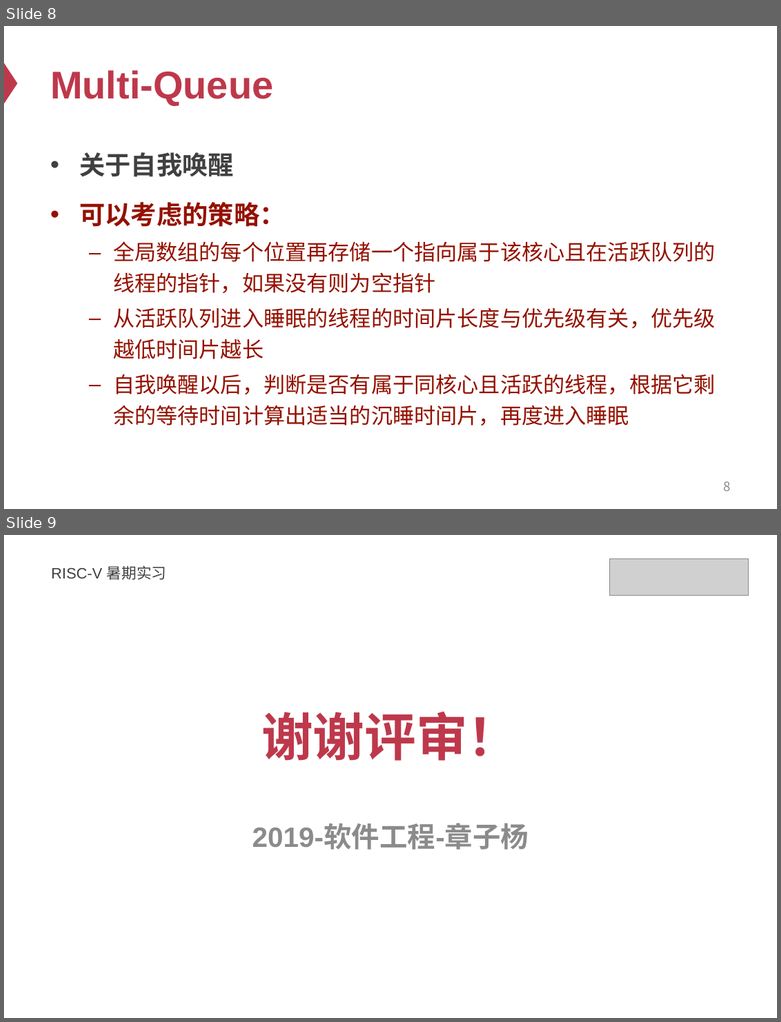
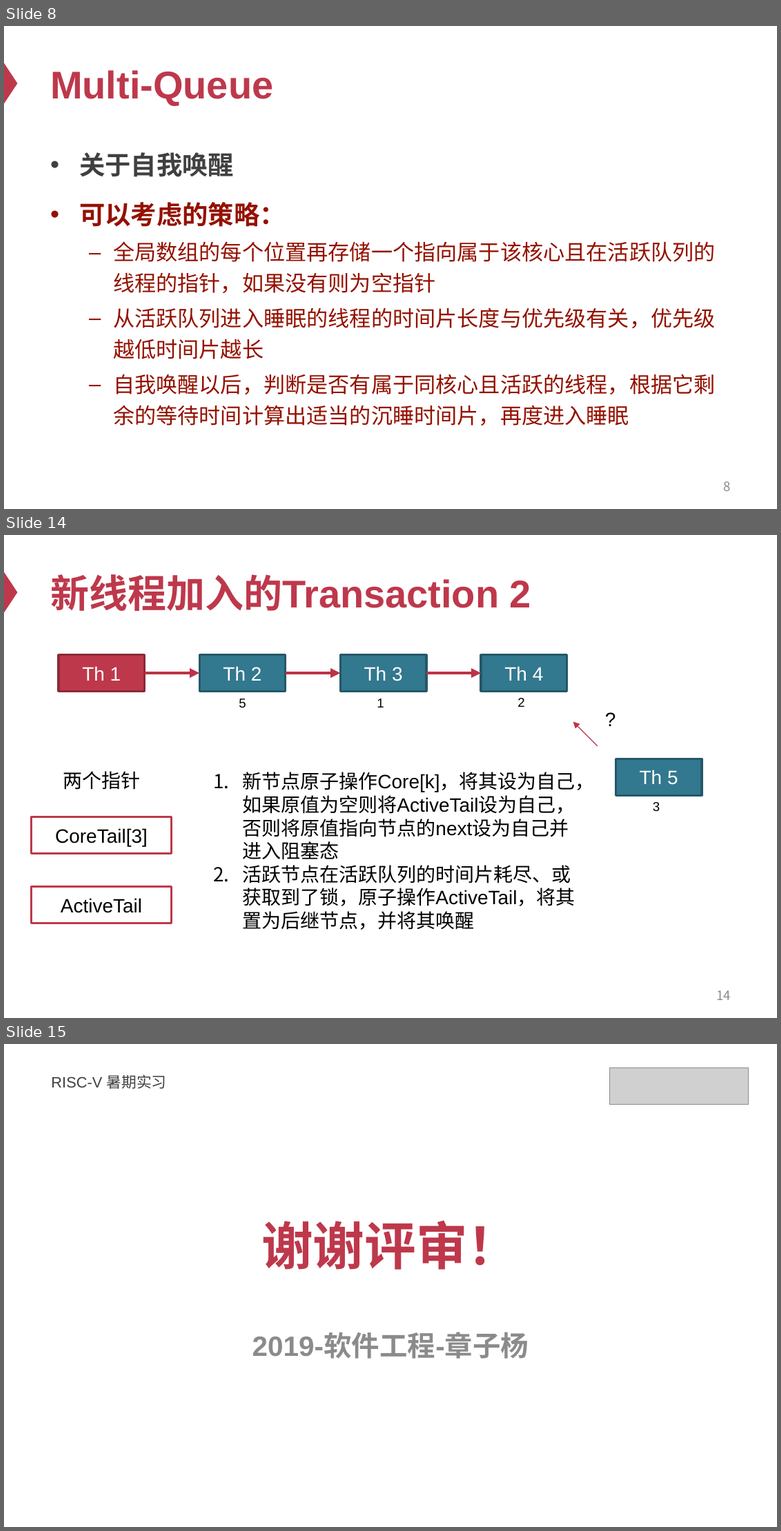
Before and after one commit to SineStriker/uxlock-minimal, a slide deck: docs/slides/初探方向.pptx. Shown one above the other, each under a label of ours: slides 8 and 9 before the commit, slides 8, 14 and 15 after it; the slides between them are not shown. The pictures are 781x1022 and 781x1531 pixels, drawn with LibreOffice and Linux fonts; fonts in the diff are those of the drawing; grey boxes stand for pictures. Boxes give left, top, right and bottom in pixels: in the first picture for what was removed or moved away, otherwise in the second. Text is boxed around its words. In the diff, an @@ line names an element or a change of style, - is before the commit and + after.

```diff
--- a/docs/slides/初探方向.pptx
+++ b/docs/slides/初探方向.pptx
@@ slide 14 added at [4,535,777,1018], background #FFFFFF; not listed: 1 template element that a slide beside it also shows @@
@@ title added at [50,574,531,611], 36 pt, text #BE384B, bold @@
+新线程加入的Transaction 2
@@ rectangle added at [59,655,145,691], fill #BE384B, outline #8D2937 2 pt, 18 pt, text #FFFFFF @@
+Th 1
@@ rectangle added at [199,655,286,691], fill #32788E, outline #255969 2 pt, 18 pt, text #FFFFFF @@
+Th 2
@@ rectangle added at [340,655,426,691], fill #32788E, outline #255969 2 pt, 18 pt, text #FFFFFF @@
+Th 3
@@ rectangle added at [481,655,566,691], fill #32788E, outline #255969 2 pt, 18 pt, text #FFFFFF @@
+Th 4
@@ arrow added from (145, 673) to (199, 673), #BD3347 3 pt @@
@@ arrow added from (286, 673) to (340, 673), #BD3347 3 pt @@
@@ arrow added from (426, 673) to (481, 673), #BD3347 3 pt @@
@@ text added at [239,699,245,708], 12 pt, text #000000 @@
+5
@@ text added at [377,699,383,707], 12 pt, text #000000 @@
+1
@@ text added at [517,698,524,707], 12 pt, text #000000 @@
+2
@@ text added at [597,703,640,734], 18 pt, text #000000 @@
+?
@@ arrow added from (597, 746) to (573, 722), #BD3347 0.75 pt @@
@@ rectangle added at [615,759,701,795], fill #32788E, outline #255969 2 pt, 18 pt, text #FFFFFF @@
+Th 5
@@ text added at [63,771,140,790], 18 pt, text #000000 @@
+两个指针
@@ text added at [242,772,594,930], 18 pt, text #000000 @@
+1. 新节点原子操作Core[k]，将其设为自己，如果原值为空则将ActiveTail设为自己，否则将原值指向节点的next设为自己并进入阻塞态
+2. 活跃节点在活跃队列的时间片耗尽、或获取到了锁，原子操作ActiveTail，将其置为后继节点，并将其唤醒
@@ text added at [653,802,660,811], 12 pt, text #000000 @@
+3
@@ rectangle added at [31,817,171,853], fill #FFFFFF, outline #BE384B 2 pt, 18 pt, text #000000 @@
+CoreTail[3]
@@ rectangle added at [31,887,171,923], fill #FFFFFF, outline #BE384B 2 pt, 18 pt, text #000000 @@
+ActiveTail
@@ page number added at [716,990,731,1000], 12 pt, text #8C8C8C @@
+14
@@ what was slide 9 is now slide 15 @@
```
Also in this commit, not shown: 5 other slides added, 3 other files.
